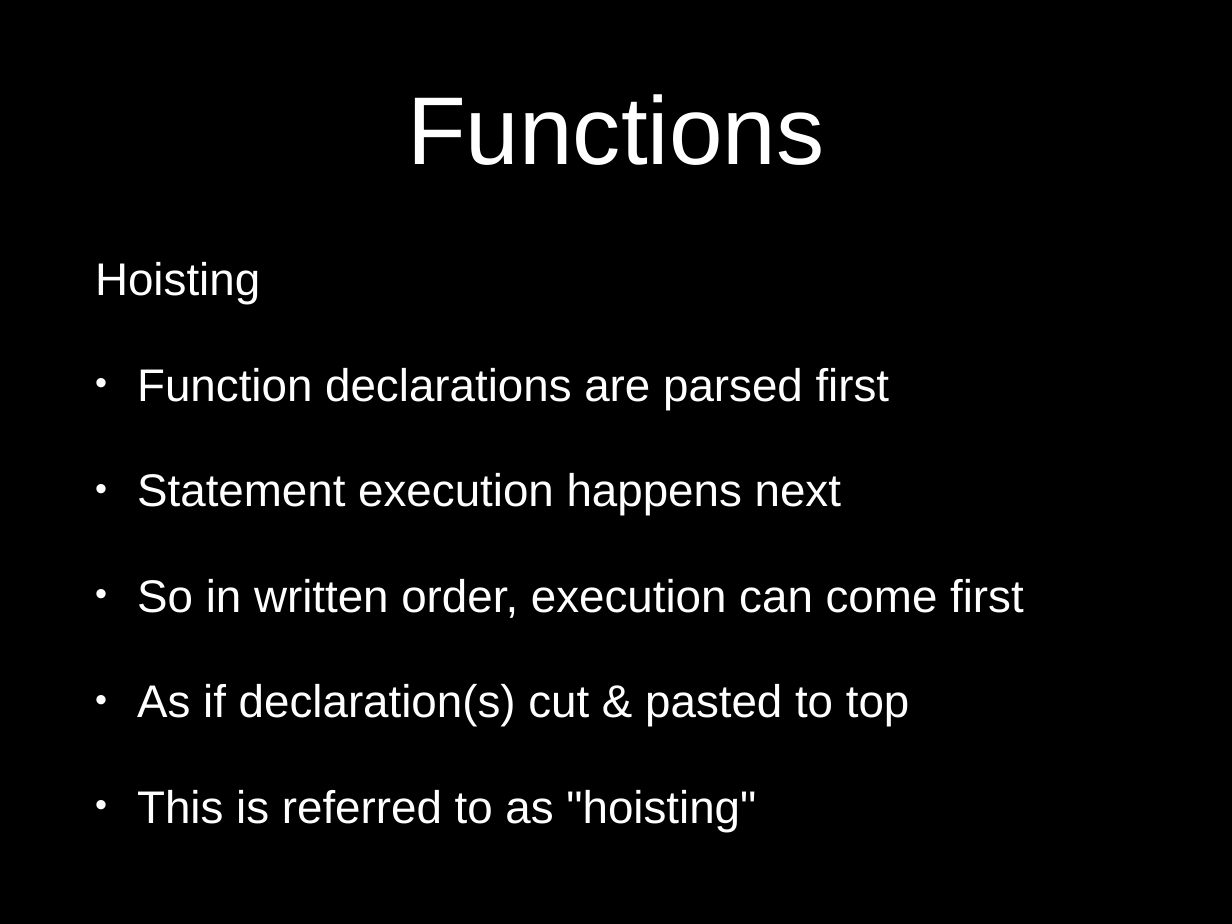
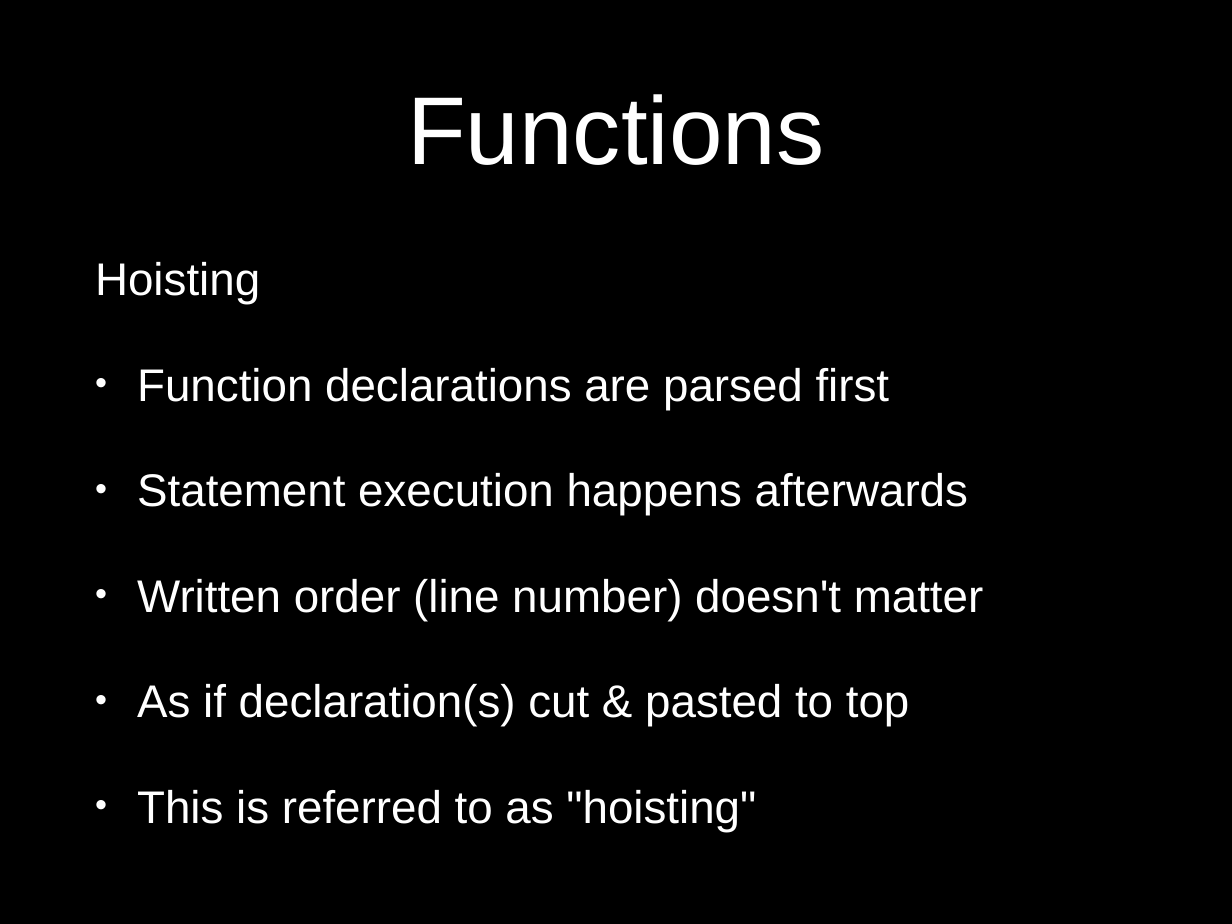
Before and after one commit to eliasjames/training-web-dev, a slide deck: slide 3 of intro-to-web-dev/slides/powerpoint/day3.pptx. Drawn at 1232x924 pixels with LibreOffice and Linux fonts; fonts in the diff are those of the drawing. Boxes give left, top, right and bottom in pixels: in the first picture for what was removed or moved away, otherwise in the second. Text is boxed around its words. In the diff, an @@ line names an element or a change of style, - is before the commit and + after.

```diff
--- a/intro-to-web-dev/slides/powerpoint/day3.pptx
+++ b/intro-to-web-dev/slides/powerpoint/day3.pptx
@@ text at [137,473,984,621]: text changed @@
-• Statement execution happens next
-• So in written order, execution can come first
+• Statement execution happens afterwards
+• Written order (line number) doesn't matter
```
Also in this commit, not shown: 5 other slides changed, 11 slides added, 3 slides removed.
